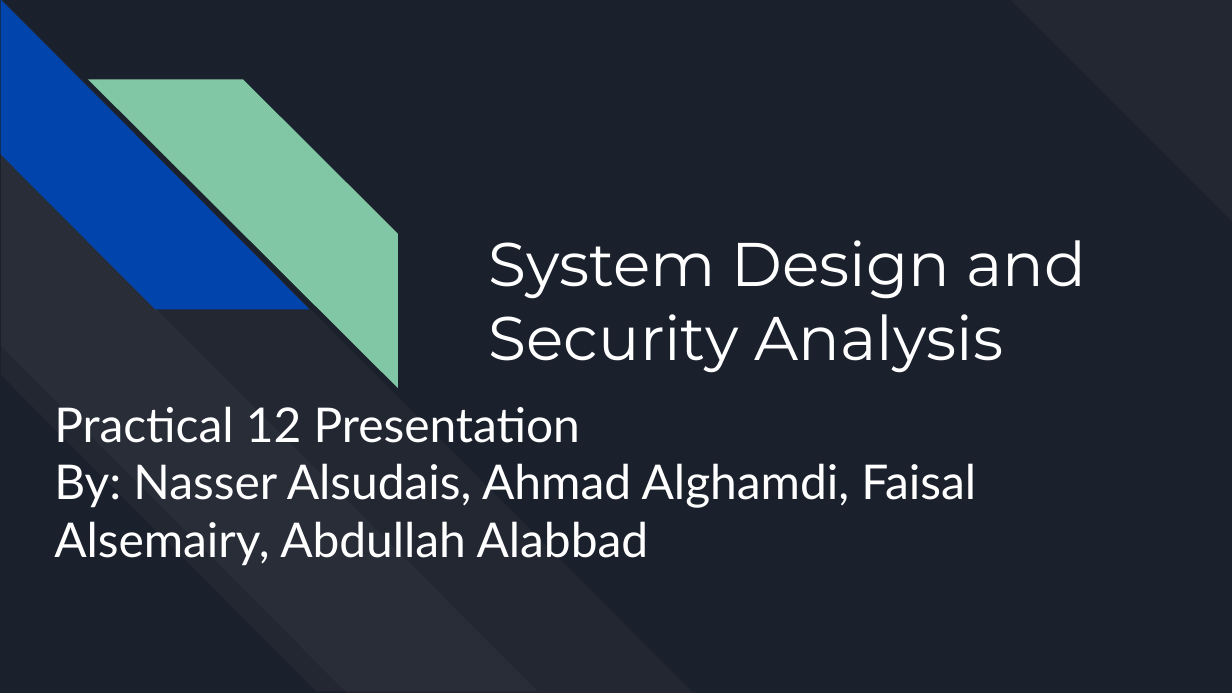
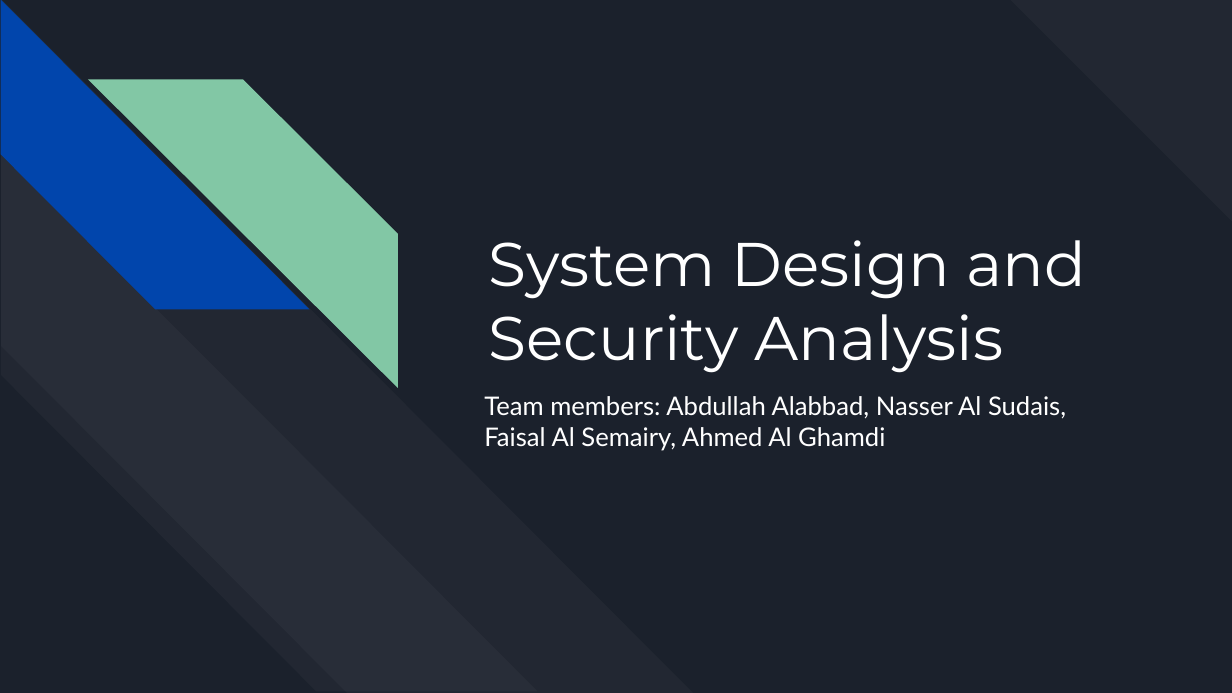
Before and after one commit to omariosc/oxmedica-cryptography-and-cybersecurity, a slide deck: slide 1 of Practicals/Practical Solutions/12.pptx. Drawn at 1232x693 pixels with LibreOffice and Linux fonts; fonts in the diff are those of the drawing. Boxes give left, top, right and bottom in pixels: in the first picture for what was removed or moved away, otherwise in the second. Text is boxed around its words. In the diff, an @@ line names an element or a change of style, - is before the commit and + after.

Commit message:
Adding Practical 12's Presentation

```diff
--- a/Practicals/Practical Solutions/12.pptx
+++ b/Practicals/Practical Solutions/12.pptx
@@ text at [484,396,1066,451]: text changed; size 28 to 15 pt @@
-Practical 12 Presentation
-By: Nasser Alsudais, Ahmad Alghamdi, Faisal Alsemairy, Abdullah Alabbad
+Team members: Abdullah Alabbad, Nasser Al Sudais, Faisal Al Semairy, Ahmed Al Ghamdi
```
